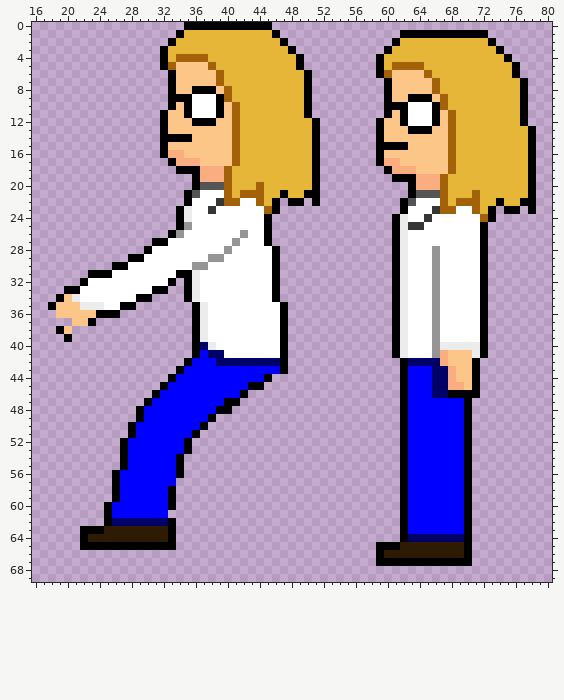
Sprite sheet -- sprites/spr_player_leftbike/layers/3496b570-f098-45f2-9b83-b9c406afece8/84342635-61c1-489b-bda6-ffd6177bcfaa.png. Above: the version before the commit.
The file is 92x72 pixels. Shown: x 16..80, y 0..69.
Once edited:
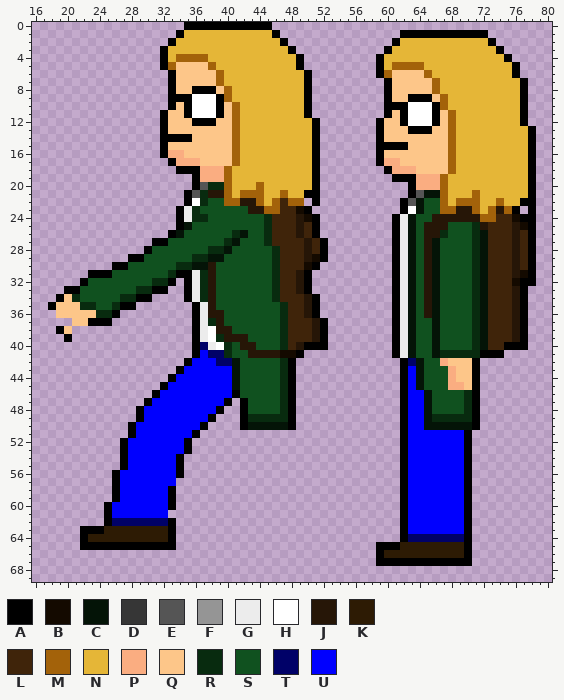
Palette (. is transparent): A #000000  B #140a00  C #041407  D #363636  E #555555  F #959595  G #ececec  H #ffffff  J #261607  K #2d1b04  L #3f240a  M #a3620a  N #e5b637  P #faad81  Q #fdc689  R #082b0f  S #10511f  T #000168  U #0000ff
The edit:
Changed rows in their new state; - is an unchanged pixel.
first column x 21:
20 -----------------RR---------------------------------------
21 ----------------RJJ-------M-----------------CC------------
22 ----------------RSS--JJ--MLMM--------------CSS-------M----
23 ---------------RSSSSSSJJ-MLLBA-------------CSS--JJ--MJM---
24 ---------------RRSSSSSSSRLLLJBA-----------CSSJJJJJJ-MLLBAA
25 --------------CSSSSSSSSSRLLLJLA-----------CSJJJSSSRJLLLJBA
26 -------------CSSSSSSRCSSRLLLJLA-----------CSJJRSSSRCLLLJLA
27 ------------SSSSSSSRCSSSRLLLLJLA----------CSJCSSSSRCLLLJLA
28 ----------SSSSSSSRRCSSSSSRLLLJLA----------CSJCSSSSRCLLLJLA
29 ---------SSSSSSRRCCSSSSSSRLLLJBA----------CSJCSSSSRCLLLJLA
30 -------SSSSSSRRCCJSSSSSSSRLLLBA-----------CSJCSSSSRCLLLJLA
31 -----SSSSSSSR---RJSSSSSSSRLLJA------------CSJCSSSSRCLLLJBA
32 --SSSSSSSSRR----RJSSSSSSSRLLJA------------CSJCSSSSRCLLLBAA
33 -SSSSSSSRR------RJSSSSSSSRLLJA------------CSJCSSSSRCLLLJA-
34 RSSSSSRR--------RJSSSSSSSRLLLJA-----------CSJCSSSSRCLLLJA-
35 -RRSSR-----------JSSSSSSSSRLLJA-----------CSJCSSSSRCLLLJA-
36 ---RR------------JJSSSSSSSRLLJA-----------CSJCSSSSRCLLLJA-
37 ---AA------------RJSSSSSSSRLLLJA----------CSSCSSSSRCLLLJA-
38 ------------------JJSSSSSSRLLLJA----------CSSCSSSSRCLLLJA-
39 ------------------RJJJSSSSRLLLJA----------CSSCSSSSRCLLLJA-
40 -------------------RSJJSSSRLJAAA----------CSSCSSSSRCLLAAA-
41 -------------------RSSJJJJBBA-------------CSSCRRRRR-AA----
42 --------------------CSSSSSRA---------------CSS------------
43 --------------------CSSSSSRA---------------CSSS-----------
44 --------------------CSSSSSRA---------------CSSS-----------
45 --------------------CSSSSSRA---------------CSSS-----------
46 --------------------ASSSSSRA----------------CSSSSR--------
47 --------------------.ASSSSRA----------------CSSSSRA-------
48 -------------------.-ASSSSRA----------------CSSSSRA-------
49 ---------------------ARRRRRA----------------CRRRRRA-------
50 ---------------------ACCCCCA----------------CCCCCCA-------
Changed places in both pictures, as pixel boxes (x1, y1, x2, y2):
changed: (72, 182, 328, 430)
changed: (408, 190, 536, 430)
